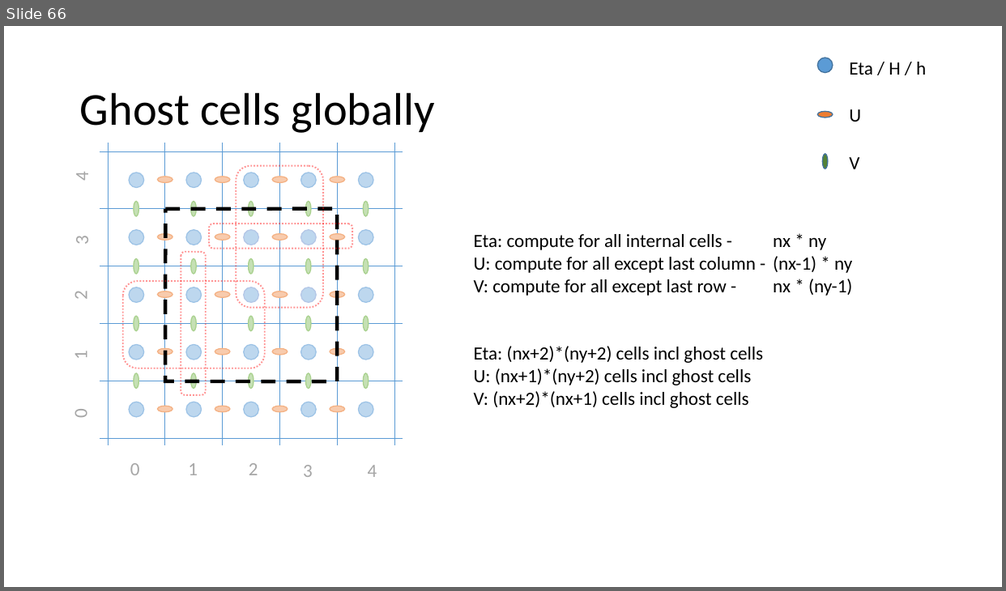
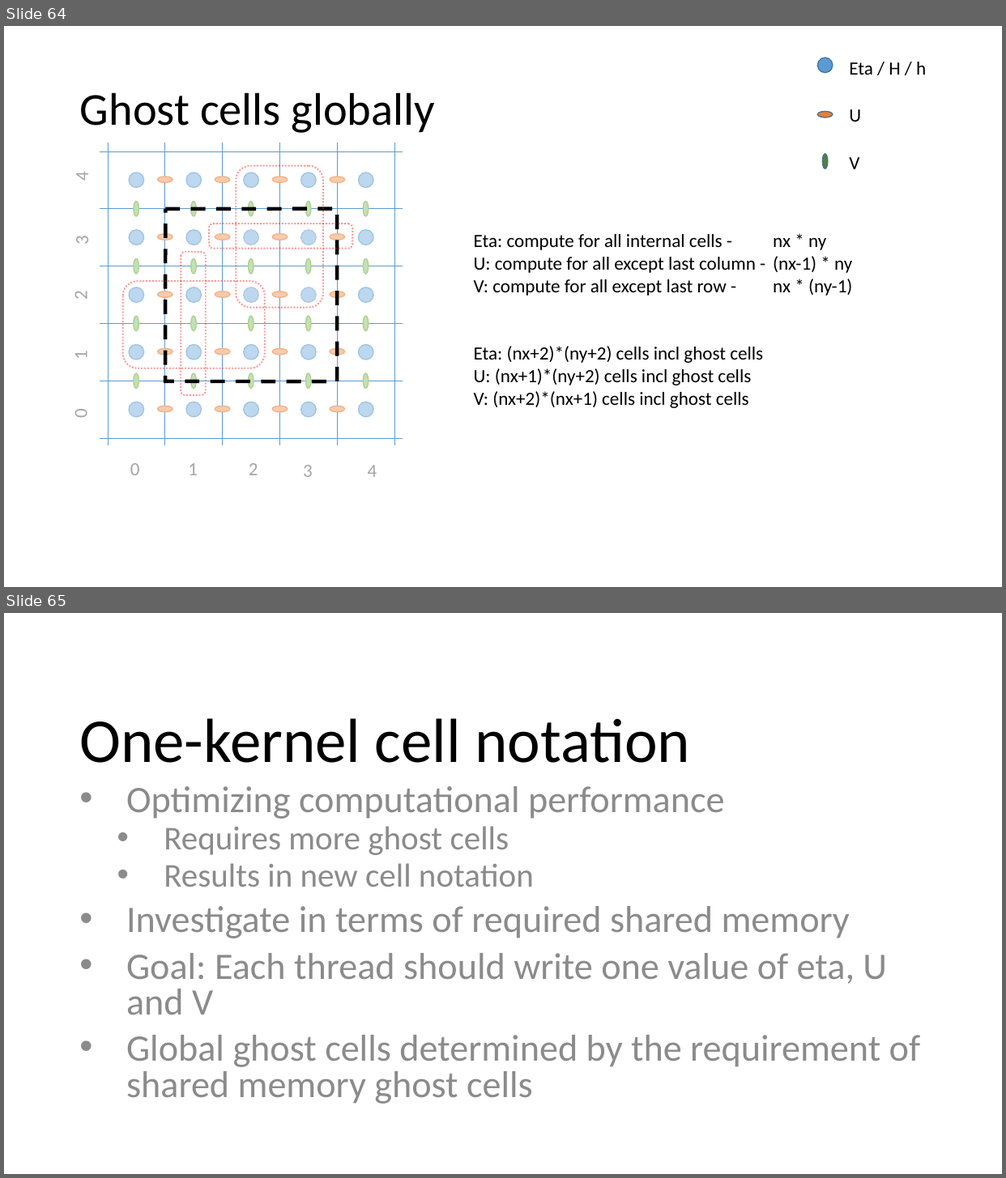
Before and after one commit to metno/gpu-ocean, a slide deck: gpu_ocean/prototypes/fbl_ctcs_stencils.pptx. Shown one above the other, each under a label of ours: slide 66 before the commit, slides 64 and 65 after it. The pictures are 1006x591 and 1006x1178 pixels, drawn with LibreOffice and Linux fonts; fonts in the diff are those of the drawing. Boxes give left, top, right and bottom in pixels: in the first picture for what was removed or moved away, otherwise in the second. Text is boxed around its words. In the diff, an @@ line names an element or a change of style, - is before the commit and + after.

Commit message:
Describing one-kernel FBL/CTCS wrt data dependency

```diff
--- a/gpu_ocean/prototypes/fbl_ctcs_stencils.pptx
+++ b/gpu_ocean/prototypes/fbl_ctcs_stencils.pptx
@@ slide 65 added at box(4, 613, 1002, 1174), background #FFFFFF @@
@@ title added at box(79, 718, 690, 763), 60 pt, text #000000 @@
+One-kernel cell notation
@@ text added at box(126, 786, 920, 1104), 36 pt, text #8C8C8C @@
+• Optimizing computational performance
+  • Requires more ghost cells
+  • Results in new cell notation
+• Investigate in terms of required shared memory
+• Goal: Each thread should write one value of eta, U and V
+• Global ghost cells determined by the requirement of shared memory ghost cells
@@ what was slide 66 is now slide 64 @@
```
Also in this commit, not shown: 8 slides changed, 25 other slides added, 3 slides removed.
